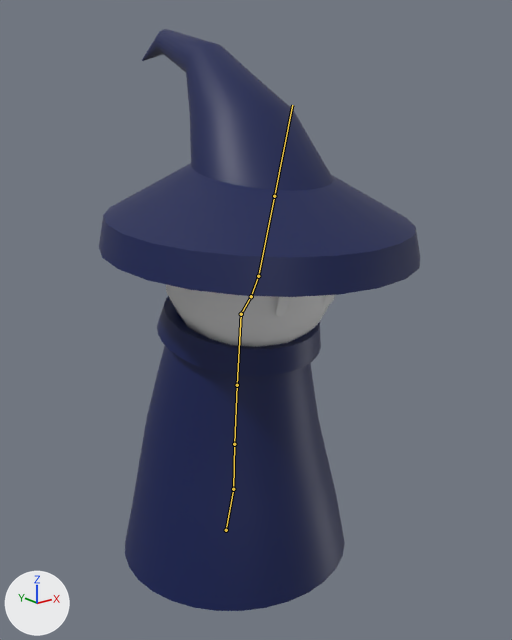
Two versions of the FBX model Assets/Models/Player/Wizzard.fbx, one commit apart.
Both versions are drawn from a 50 mm camera at (-3.99, -5.32, 4.53) aimed at (0.14, -0.16, 2.47). Lighting does not change. The marker at lower left points along +X, +Y and +Z. Both versions are drawn at frame 131 of the action 'metarig|metarigAction'; the numbers are the values there. The bones that bend it are drawn over the model as lines.

Names of what the first picture shows: 'Capa.001', 'Cara.001', 'Plane', 'Plane.001', 'Sombrero.001'.
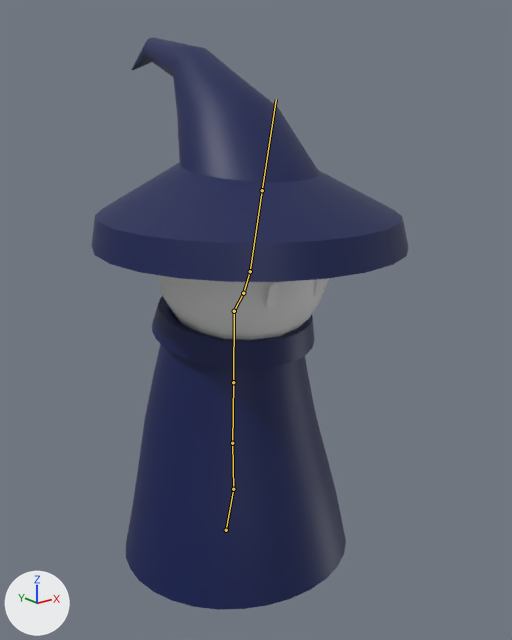
Location of each change, [x1, y1, x2, y2] in pixels of the pictures (512 x 640 px):
'Capa.001', posed: before [125, 296, 345, 611]; after [126, 296, 346, 610]
'Sombrero.001', posed (9% shorter): before [99, 29, 420, 297]; after [92, 37, 408, 282]
'Cara.001', posed: before [166, 284, 329, 347]; after [158, 275, 329, 340]
'Plane.001', posed: before [324, 295, 335, 305]; after [315, 279, 327, 297]
bone 'spine.001', root to tip: before (233, 489) to (234, 444); after (233, 489) to (232, 443)

The change in detail:
Bone 'spine.001' (bone_spine_001) turns from (-5, 0, 0) to (-8, 0, 0) degrees about its own x, y and z.
